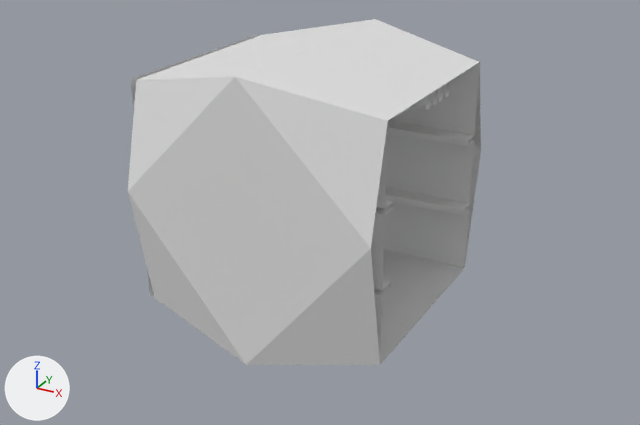
Before and after pictures for a commit that changed the OBJ model Assets/Models/Environment V4/Hall1.obj.
Camera for both pictures: a 50 mm lens placed at (15.9, -28.5, 12.5), pointed at (0.4, -0.3, -1.6). The axes (+X, +Y, +Z) are drawn at lower left. The lights are the same throughout. Where no turn or scale is listed for an object, it has been applied to the vertices.

In view in the first picture: 'Cube.014_Cube.031'.
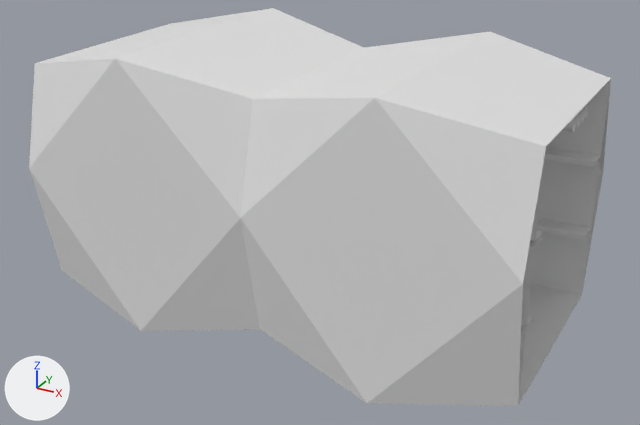
Where the change shows, as pixel boxes [x1, y1, x2, y2] in the pictures (640 x 425 px; the box of a moved part takes in the faces that stretch with it):
'Cube.014_Cube.031', reshaped (65% wider, 15% taller): before [128, 19, 481, 365]; after [29, 8, 611, 406]
part 1 of me_cube_014_cube_031, moved or reshaped: before [435, 87, 444, 102]; after [579, 107, 585, 123]
part 2 of me_cube_014_cube_031, moved or reshaped: before [441, 83, 450, 98]; after [584, 103, 589, 118]
part 3 of me_cube_014_cube_031, moved or reshaped: before [410, 95, 432, 110]; after [562, 117, 577, 132]
part 4 of me_cube_014_cube_031, moved or reshaped: before [429, 91, 438, 106]; after [575, 112, 581, 127]
part 5 of me_cube_014_cube_031, rebuilt (65% wider, 15% taller): before [128, 19, 481, 365]; after [29, 8, 611, 406]
part 6 of me_cube_014_cube_031, deleted: before [131, 34, 257, 296]

What the commit changed:
me_cube_014_cube_031 is used by ob_cube_014_cube_031; location (0.0, 0.0, 0.0).
me_cube_014_cube_031 had 950 vertices, 1232 faces, 1 loose edge and spanned x -5.3..5.0, y -5.25..5.25, z -6.0..5.0.
me_cube_014_cube_031 now has 1220 vertices, 1824 faces and spans x -10.0..10.0, y -5.25..5.25, z -6.0..5.0.
me_cube_014_cube_031 part 1: the loose piece of 128 vertices spanning x -4.75..5.0, y 0.0..0.5, z 3.45..3.95 is scaled about its middle by (2.05, 1, 1), then moved by (-0.12, 0.0, 0.0).
me_cube_014_cube_031 part 2: the loose piece of 128 vertices spanning x -4.75..5.0, y 0.59..1.09, z 3.45..3.95 is scaled about its middle by (2.05, 1, 1), then moved by (-0.12, 0.0, 0.0).
me_cube_014_cube_031 part 3: the loose piece of 128 vertices spanning x -4.75..5.0, y -1.12..-0.62, z 3.45..3.95 is scaled about its middle by (2.05, 1, 1), then moved by (-0.12, 0.0, 0.0).
me_cube_014_cube_031 part 4: the loose piece of 128 vertices spanning x -4.75..5.0, y -0.55..-0.05, z 3.45..3.95 is scaled about its middle by (2.05, 1, 1), then moved by (-0.12, 0.0, 0.0).
me_cube_014_cube_031 part 5: the loose piece of 64 vertices spanning x -5.0..5.0, y -5.25..5.25, z -6.0..5.0 is rebuilt with 98 vertices and now spans x -10.0..10.0, y -5.25..5.25, z -6.0..5.0.
me_cube_014_cube_031 part 6: the loose piece of 44 vertices spanning x -5.25, y -4.25..4.25, z -5.0..4.0 is deleted.
